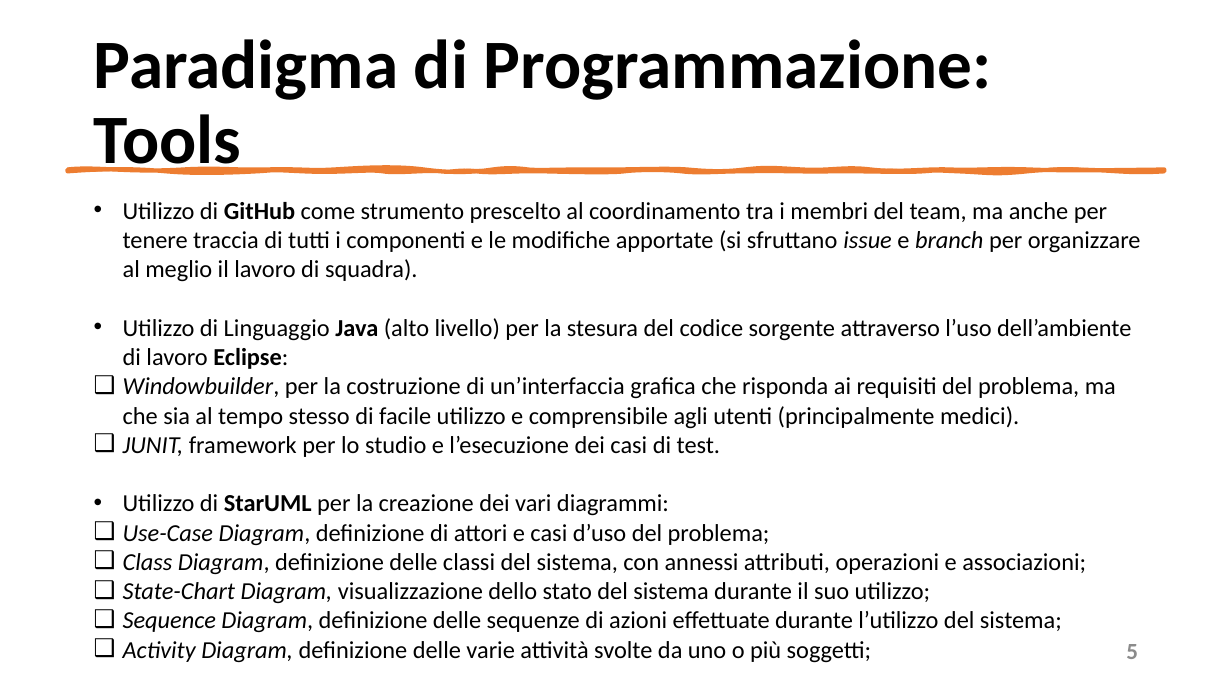
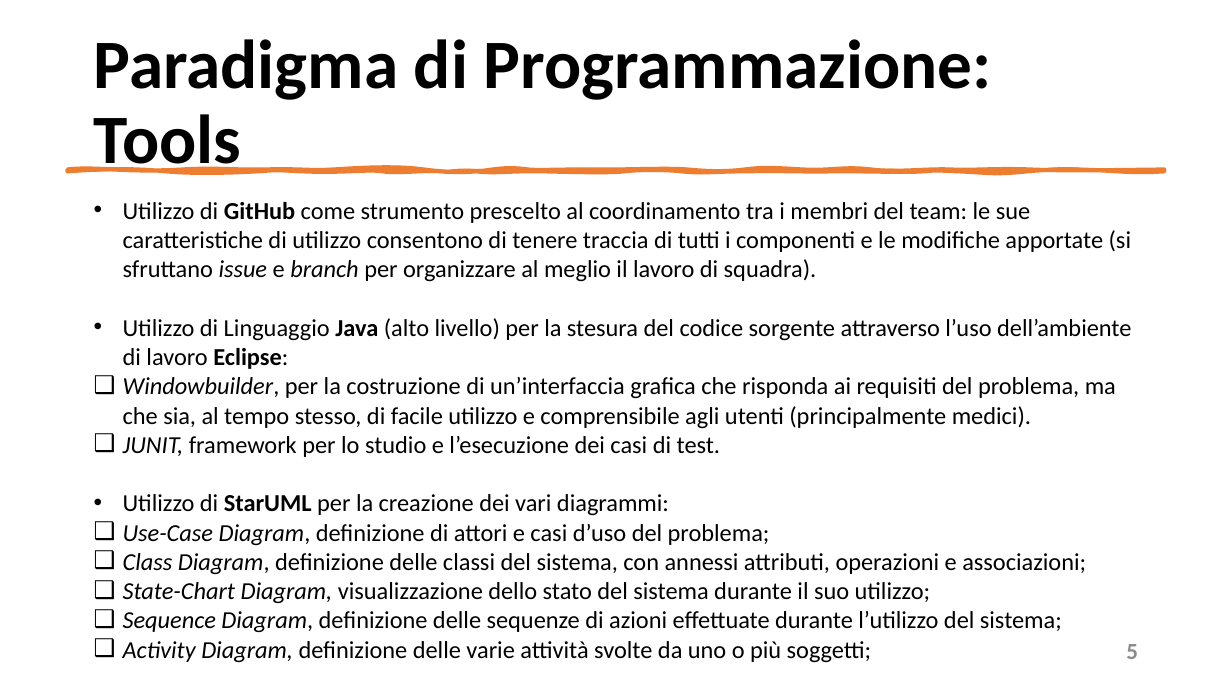
Before and after one commit to mangilimatteo/Progetto_Ingegneria_Software_Cattaneo_Mangili_Saini, a slide deck: slide 5 of Presentazione/Presentazione_Progetto.pptx. Drawn at 1232x693 pixels with LibreOffice and Linux fonts; fonts in the diff are those of the drawing. Boxes give left, top, right and bottom in pixels: in the first picture for what was removed or moved away, otherwise in the second. Text is boxed around its words. In the diff, an @@ line names an element or a change of style, - is before the commit and + after.

```diff
--- a/Presentazione/Presentazione_Progetto.pptx
+++ b/Presentazione/Presentazione_Progetto.pptx
@@ text at (x1=123, y1=202, x2=1131, y2=282): text changed @@
-• Utilizzo di GitHub come strumento prescelto al coordinamento tra i membri del team, ma anche per tenere traccia di tutti i componenti e le modifiche apportate (si sfruttano issue e branch per organizzare al meglio il lavoro di squadra).
+• Utilizzo di GitHub come strumento prescelto al coordinamento tra i membri del team: le sue caratteristiche di utilizzo consentono di tenere traccia di tutti i componenti e le modifiche apportate (si sfruttano issue e branch per organizzare al meglio il lavoro di squadra).
@@ text at (x1=123, y1=377, x2=1116, y2=429): text changed @@
-❑ Windowbuilder, per la costruzione di un’interfaccia grafica che risponda ai requisiti del problema, ma che sia al tempo stesso di facile utilizzo e comprensibile agli utenti (principalmente medici).
+❑ Windowbuilder, per la costruzione di un’interfaccia grafica che risponda ai requisiti del problema, ma che sia, al tempo stesso, di facile utilizzo e comprensibile agli utenti (principalmente medici).
```
Also in this commit, not shown: 6 other slides changed.
